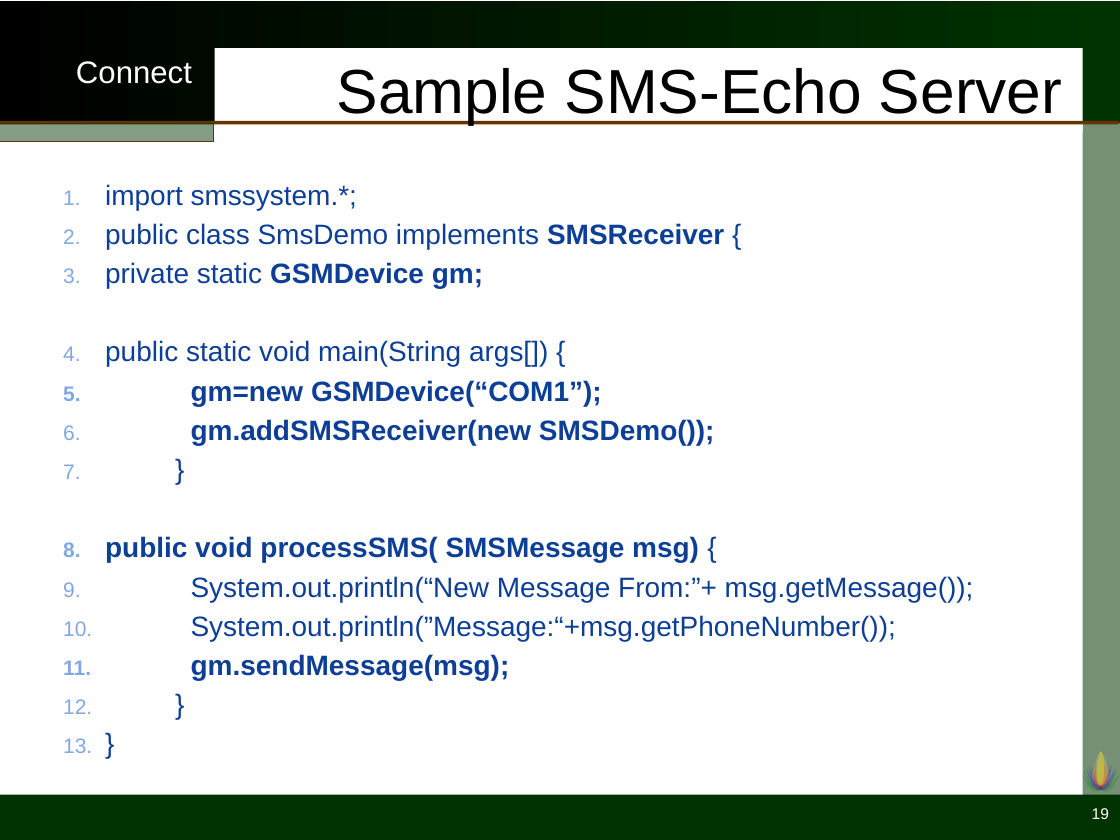
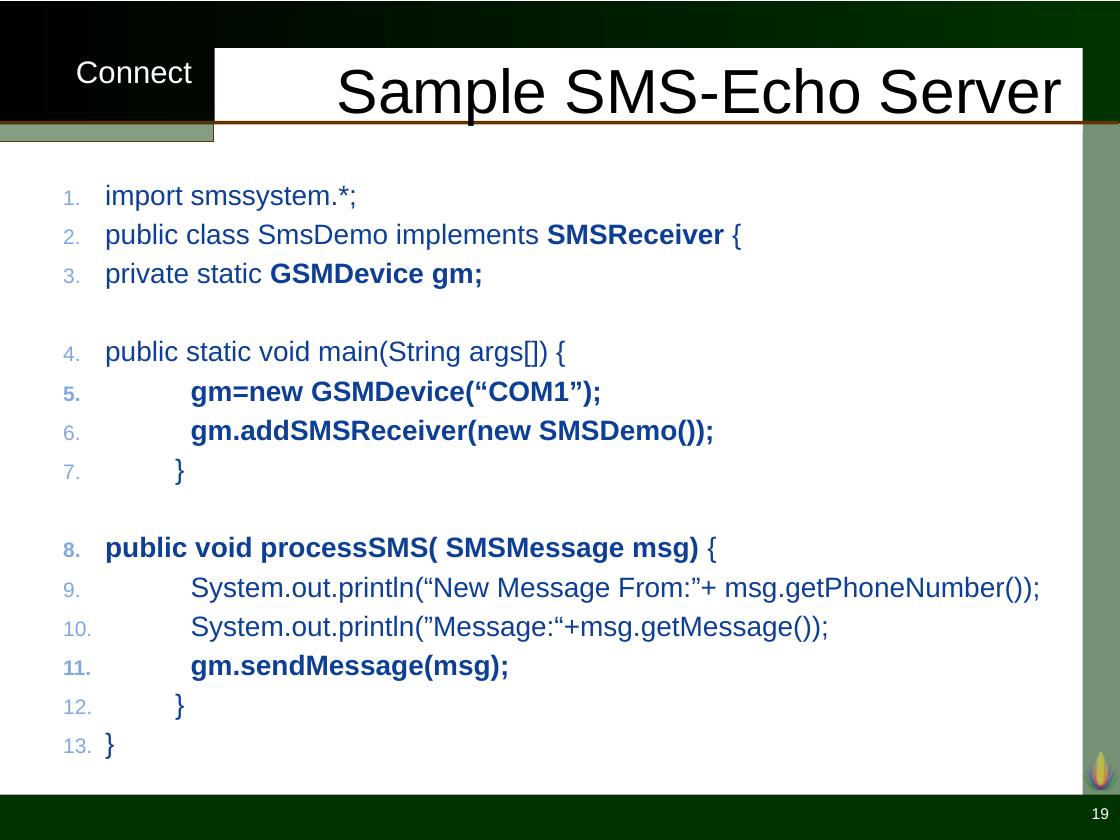
Before and after one commit to vaibhav92/connect_toolkit, a slide deck: slide 19 of Presentations/Presentation.pptm. Drawn at 1120x840 pixels with LibreOffice and Linux fonts; fonts in the diff are those of the drawing; background and template pictures are left out. Boxes give left, top, right and bottom in pixels: in the first picture for what was removed or moved away, otherwise in the second. Text is boxed around its words. In the diff, an @@ line names an element or a change of style, - is before the commit and + after.

```diff
--- a/Presentations/Presentation.pptm
+++ b/Presentations/Presentation.pptm
@@ text at (191, 576, 1041, 641): text changed @@
-9. System.out.println(“New Message From:”+ msg.getMessage());
-10. System.out.println(”Message:“+msg.getPhoneNumber());
+9. System.out.println(“New Message From:”+ msg.getPhoneNumber());
+10. System.out.println(”Message:“+msg.getMessage());
```
Also in this commit, not shown: 10 other slides changed, 1 slide added, 1 other file.
